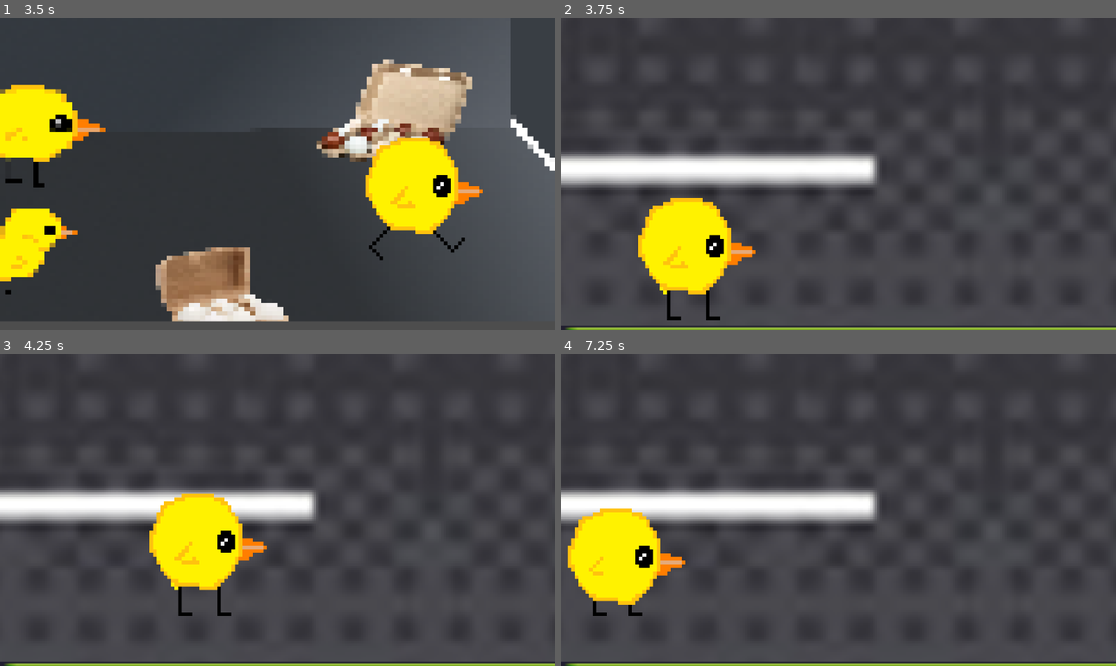
Above: before the commit, frames 1-4 (two rows, left to right).
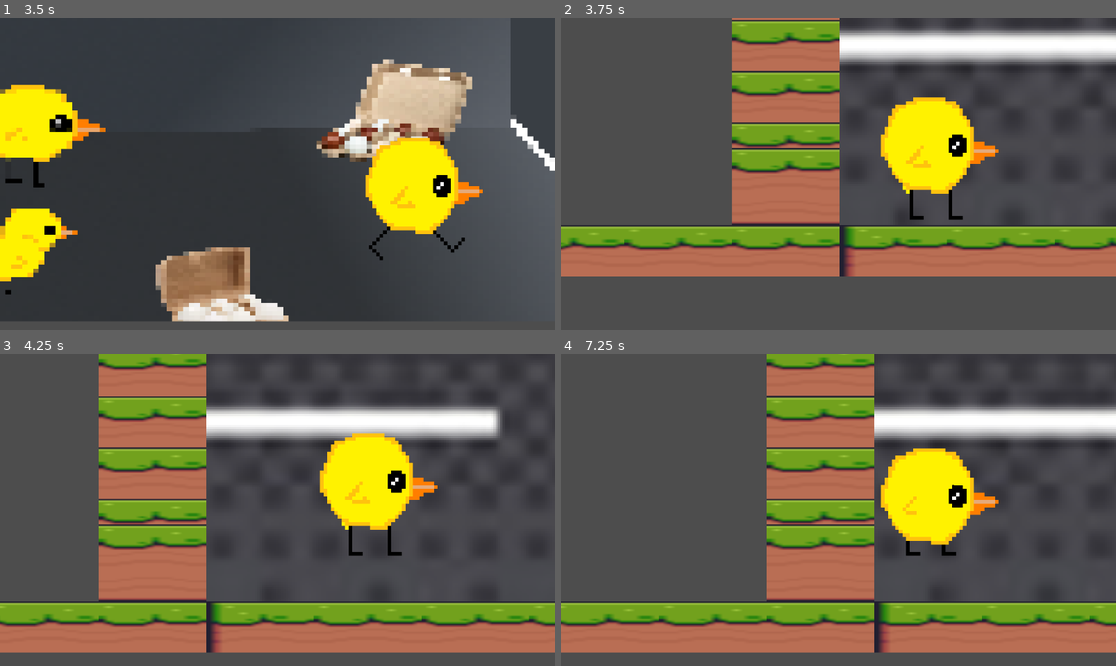
Above: after the commit, the same moments.

Repository: soupybloo/chick
Game: Godot game, scene res://scenes/1.truck_scene.tscn
Two runs of this game, one before a commit and one after it. Both use one fixed random seed, a clock stepped at 60 frames per second and the inputs below.
Inputs:
- Up to frame 1 (3.5 s): tap Enter (ui_accept) at 0.5, 0.6, 0.77, 1.07, 1.35, 1.52, 1.82, 2.1, 2.85, 3.02, 3.32 s; hold Right (ui_right) 0.53-2.03 s; hold Left (ui_left) 2.03-2.78 s; hold Right (ui_right) from 2.78 s (still down)
- Up to frame 2 (3.75 s): keep holding Right (ui_right); tap Enter (ui_accept) at 3.6 s
- Up to frame 3 (4.25 s): keep holding Right (ui_right); tap Enter (ui_accept) at 3.77, 4.07 s
- Up to frame 4 (7.25 s): release Right (ui_right) at 4.28 s; hold Left (ui_left) 4.28-5.03 s; tap Enter (ui_accept) at 4.35, 4.52, 4.82, 5.1, 5.85, 6.02, 6.32, 6.6, 6.77, 7.07 s; hold Right (ui_right) 5.03-5.78 s; hold Left (ui_left) from 5.78 s (still down)

Frame 1 is identical in both runs. In frame 2, 49% of the frame differs, in the area x 0-100%, y 0-100%; in frame 3, 50%; in frame 4, 52%.

Commit message:
added camera to chase scene

Diff:
--- a/scenes/1.truck_scene.tscn
+++ b/scenes/1.truck_scene.tscn
@@ -467,8 +467,8 @@
 anchor_bottom = 1.0
 offset_left = -81.0
 offset_top = -47.0
-offset_right = 1102.0
-offset_bottom = 831.0
+offset_right = 2254.0
+offset_bottom = 1479.0
 grow_horizontal = 2
 grow_vertical = 2
 scale = Vector2(0.576491, 0.443444)
--- a/scenes/2.chase_scene.tscn
+++ b/scenes/2.chase_scene.tscn
@@ -458,17 +458,15 @@
 
 [node name="Node2D" type="Node2D"]
 
-[node name="CanvasLayer" type="CanvasLayer" parent="."]
-
-[node name="TextureRect" type="TextureRect" parent="CanvasLayer"]
+[node name="TextureRect" type="TextureRect" parent="."]
 texture_filter = 1
 anchors_preset = 15
 anchor_right = 1.0
 anchor_bottom = 1.0
-offset_left = -7.0
-offset_top = 2.0
-offset_right = 487.0
-offset_bottom = -421.0
+offset_left = -53.0
+offset_top = -46.0
+offset_right = 711.0
+offset_bottom = 143.0
 grow_horizontal = 2
 grow_vertical = 2
 scale = Vector2(4.89775, 4.61124)
@@ -477,23 +475,26 @@
 expand_mode = 1
 stretch_mode = 1
 
-[node name="TileMap" type="TileMap" parent="CanvasLayer"]
+[node name="TileMap" type="TileMap" parent="."]
+position = Vector2(0, -1)
 scale = Vector2(13.9676, 3.33052)
 tile_set = SubResource("TileSet_krwbi")
 format = 2
 layer_0/tile_data = PackedInt32Array(786432, 393216, 0, 851968, 393216, 1, 786433, 458752, 0, 851969, 458752, 1, 786434 …(1550 unchanged characters)…
 
-[node name="CharacterBody2D" parent="CanvasLayer" instance=ExtResource("3_8d06a")]
-position = Vector2(37, 547)
-
-[node name="Area2D" type="Area2D" parent="CanvasLayer"]
+[node name="CharacterBody2D" parent="." instance=ExtResource("3_8d06a")]
+position = Vector2(-37, 547)
+
+[node name="Camera2D" type="Camera2D" parent="CharacterBody2D"]
+
+[node name="Area2D" type="Area2D" parent="."]
 position = Vector2(1, 0)
 script = ExtResource("4_3075u")
 
-[node name="CollisionShape2D" type="CollisionShape2D" parent="CanvasLayer/Area2D"]
+[node name="CollisionShape2D" type="CollisionShape2D" parent="Area2D"]
 visible = false
 position = Vector2(1185.25, 464.75)
 shape = SubResource("RectangleShape2D_5lhmo")
 
-[connection signal="body_entered" from="CanvasLayer/Area2D" to="CanvasLayer/Area2D" method="_on_body_entered"]
-[connection signal="body_exited" from="CanvasLayer/Area2D" to="CanvasLayer/Area2D" method="_on_body_exited"]
+[connection signal="body_entered" from="Area2D" to="Area2D" method="_on_body_entered"]
+[connection signal="body_exited" from="Area2D" to="Area2D" method="_on_body_exited"]
